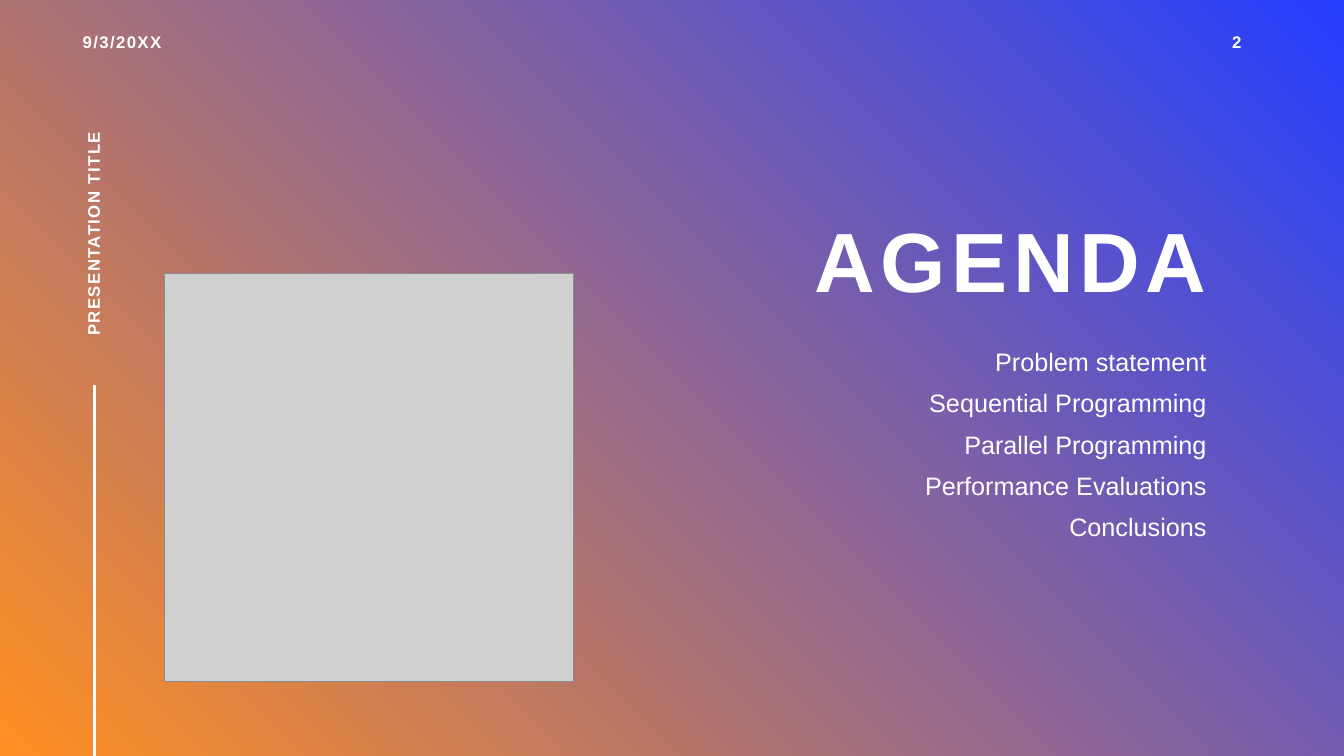
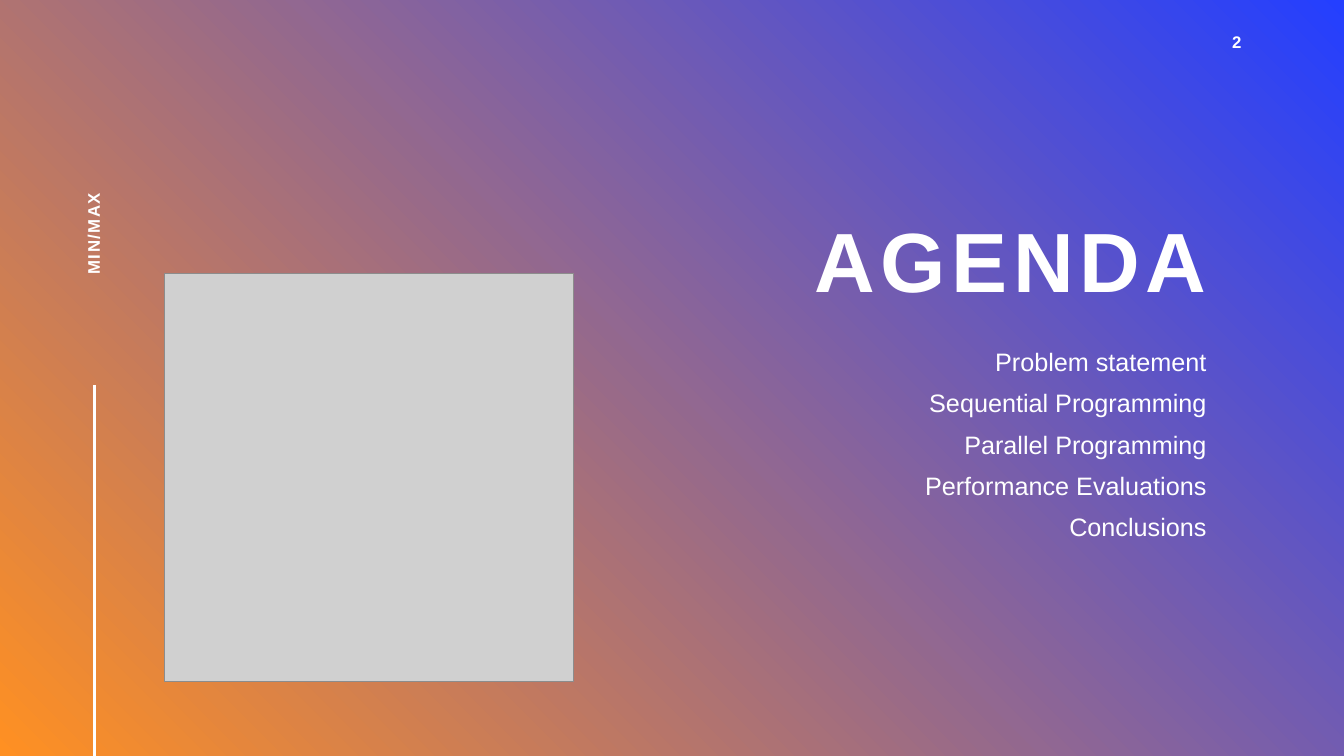
Before and after one commit to Bass4Nation/P-D-Prog-assignment, a slide deck: slide 2 of Project-6-Presentation.pptx. Drawn at 1344x756 pixels with LibreOffice and Linux fonts; fonts in the diff are those of the drawing; grey boxes stand for pictures. Boxes give left, top, right and bottom in pixels: in the first picture for what was removed or moved away, otherwise in the second. Text is boxed around its words. In the diff, an @@ line names an element or a change of style, - is before the commit and + after.

```diff
--- a/Project-6-Presentation.pptx
+++ b/Project-6-Presentation.pptx
@@ text removed at (83,36,162,49) @@
-9/3/20XX
@@ text at (85,201,104,272): text changed @@
-PRESENTATION TITLE
+MIN/MAX
```
Also in this commit, not shown: 3 other slides changed, 7 slides added, 5 slides removed.
